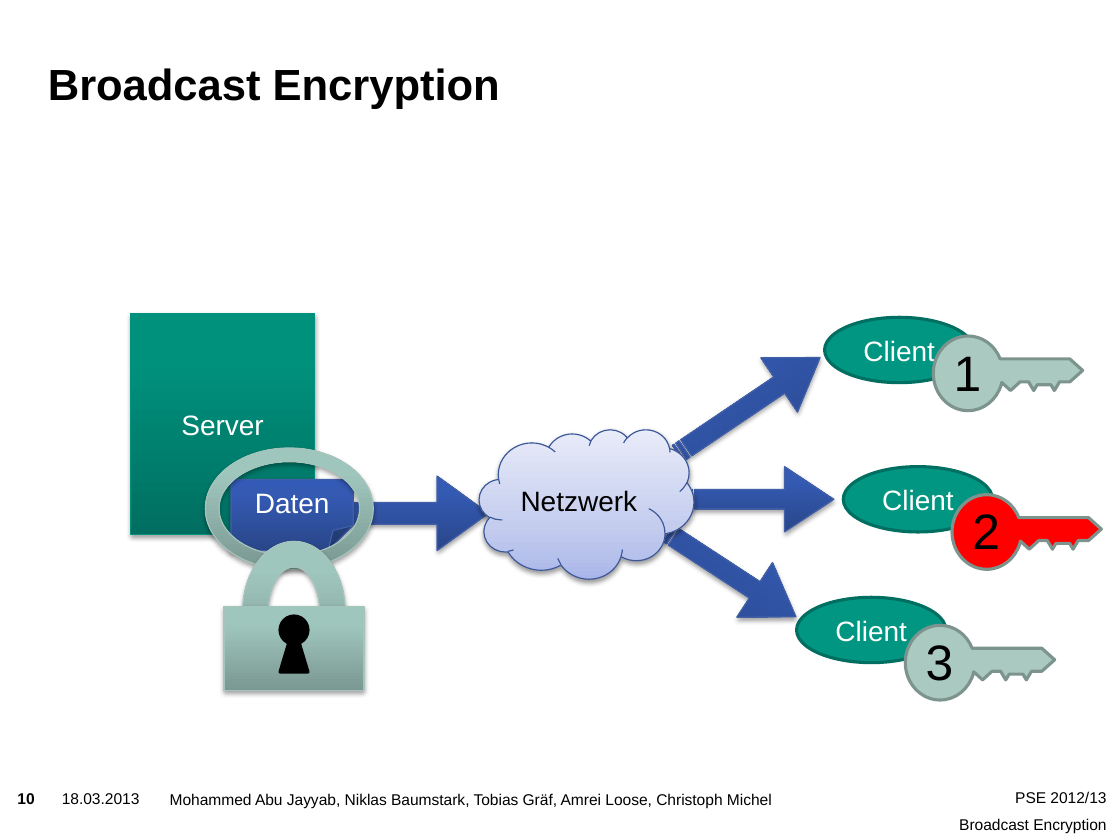
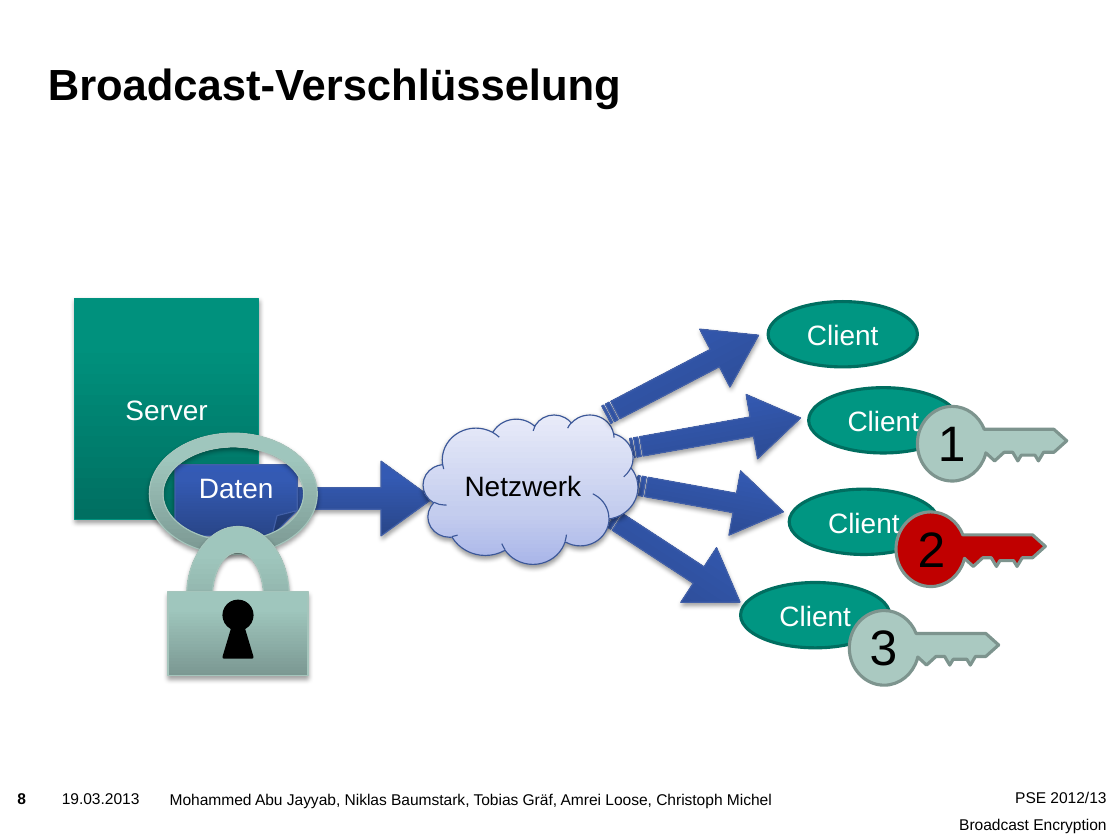
Before and after one commit to niklasb/pse-broadcast-encryption, a slide deck: slide 8 of praesentation/pse-abschluss.pptx (slide 10 before the commit). Drawn at 1120x840 pixels with LibreOffice and Linux fonts; fonts in the diff are those of the drawing; background and template pictures are left out. Boxes give left, top, right and bottom in pixels: in the first picture for what was removed or moved away, otherwise in the second. Text is boxed around its words. In the diff, an @@ line names an element or a change of style, - is before the commit and + after.

```diff
--- a/praesentation/pse-abschluss.pptx
+++ b/praesentation/pse-abschluss.pptx
@@ title at [48, 68, 621, 109]: text changed @@
-Broadcast Encryption
+Broadcast-Verschlüsselung
@@ striped right arrow added at [592, 307, 774, 444], fill gradient #29468A to #355BB3 to #335BB7, outline #4261A9 0.75 pt @@
@@ striped right arrow at [626, 386, 806, 480]: rotation 326 to 349 degrees @@
@@ ellipse added at [809, 388, 958, 452], fill #009682, outline #006F60 2 pt, 18 pt, text #FFFFFF @@
+Client
@@ freeform shape: place and size @@
-freeform shape at [934, 336, 1083, 411]
+freeform shape at [917, 405, 1066, 480]
@@ text "1": place and size @@
-text "1" at [954, 356, 982, 391]
+text "1" at [938, 426, 966, 461]
@@ striped right arrow at [630, 453, 789, 544]: rotation 0 to 10 degrees @@
@@ ellipse "Client": place and size @@
-ellipse "Client" at [843, 467, 992, 532]
+ellipse "Client" at [790, 489, 939, 554]
@@ freeform shape: place and size @@
-freeform shape at [952, 494, 1101, 569]
+freeform shape at [896, 512, 1045, 587]
@@ freeform shape at [896, 512, 1045, 587]: fill #FF0000 to #C00000 @@
@@ text "2": place and size @@
-text "2" at [972, 514, 1000, 549]
+text "2" at [918, 532, 946, 567]
@@ 3 ellipses, 2 rectangles, 1 folded corner, 1 cloud, 1 text, 1 right arrow, 1 striped right arrow, 1 donut, 1 freeform shape, 1 arch (boxed as its full ring), 1 triangle: place and size @@
-3 ellipses, 2 rectangles, 1 folded corner, 1 cloud, 1 text, 1 right arrow, 1 striped right arrow, 1 donut, 1 freeform shape, 1 arch (boxed as its full ring), 1 triangle at [131, 314, 1055, 700]
+3 ellipses, 2 rectangles, 1 folded corner, 1 cloud, 1 text, 1 right arrow, 1 striped right arrow, 1 donut, 1 freeform shape, 1 arch (boxed as its full ring), 1 triangle at [75, 299, 999, 685]
@@ page number at [17, 793, 26, 804]: text changed @@
-10
+8
@@ text at [62, 793, 140, 804]: text changed @@
-18.03.2013
+19.03.2013
```
Also in this commit, not shown: 13 other slides changed, 7 slides added, 9 slides removed, 1 other file.
